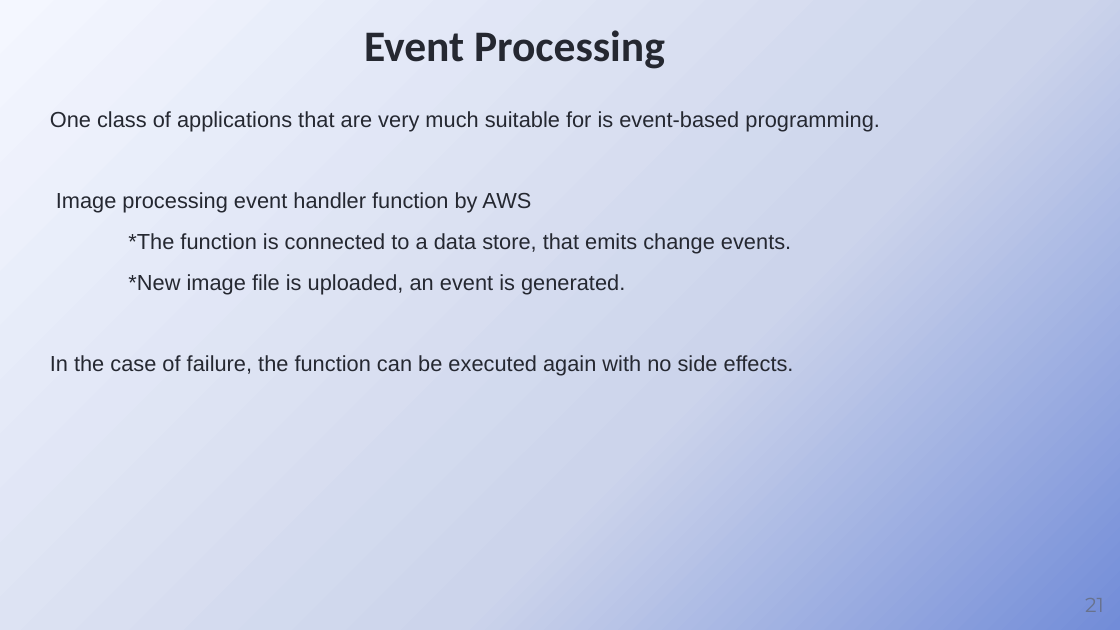
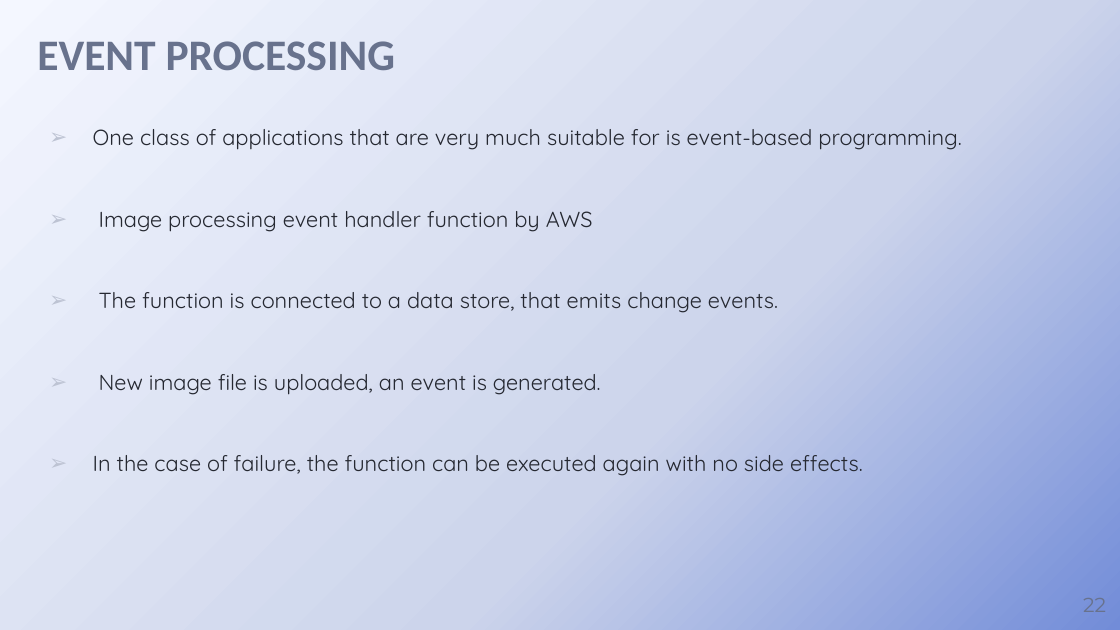
Before and after one commit to chintanBhimani07/unknown, a slide deck: slide 22 of Reports/Seminar-ppt.pptx (slide 21 before the commit). Drawn at 1120x630 pixels with LibreOffice and Linux fonts; fonts in the diff are those of the drawing; background and template pictures are left out. Boxes give left, top, right and bottom in pixels: in the first picture for what was removed or moved away, otherwise in the second. Text is boxed around its words. In the diff, an @@ line names an element or a change of style, - is before the commit and + after.

```diff
--- a/Reports/Seminar-ppt.pptx
+++ b/Reports/Seminar-ppt.pptx
@@ title at [37, 41, 395, 70]: text changed; text colour #252831 to #68728D @@
-Event Processing
+EVENT PROCESSING
@@ text "One class of applications that ...": place and size @@
-text "One class of applications that ..." at [50, 111, 880, 376]
+text "One class of applications that ..." at [93, 129, 961, 476]
@@ text at [93, 129, 961, 476]: font Arial to Quicksand in "One class of applications that are very ...", "Image processing event handler function by AWS", "In the case of failure, the function ..."; alignment left to justified; bullet none to ➢ @@
@@ text at [99, 292, 778, 395]: text changed; font Arial to Quicksand @@
-*The function is connected to a data store, that emits change events.
-*New image file is uploaded, an event is generated.
+➢ The function is connected to a data store, that emits change events.
+➢ New image file is uploaded, an event is generated.
@@ page number at [1070, 580, 1120, 630]: text changed @@
-21
+22
```
Also in this commit, not shown: 17 other slides changed, 1 slide added, 31 other files.
